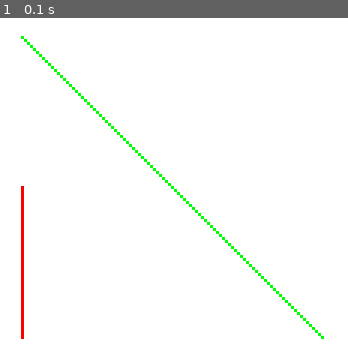
Above: before the commit, frame 1.
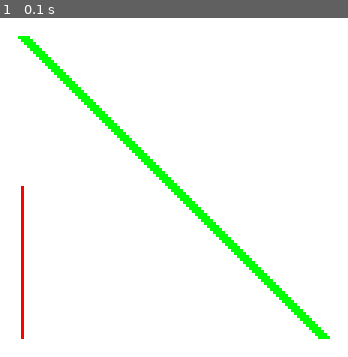
Above: after the commit, the same moment.

Repository: lhscompsci/pygameNotes2025
Game: pygame game, started from pygame_lines.py
Two runs of this game, one before a commit and one after it. Both use one fixed random seed, a clock stepped at 60 frames per second and the inputs below.
Inputs:
- Up to frame 1 (0.1 s): no input

The runs differ from the first frame. In frame 1, 2.3% of the frame differs, in the area x 5-95%, y 5-95%.

Commit message:
added full complement of examples

Diff:
--- a/pygame_lines.py
+++ b/pygame_lines.py
@@ -16,7 +16,7 @@
 point1 = ( 50, 50 )
 point2 = ( 150, 150 )
 
-pygame.draw.line(screen, green, point1, point2)
+pygame.draw.line(screen, green, point1, point2,4)
 
 point1 = ( 50, 100 )
 point2 = ( 50, 150 )
